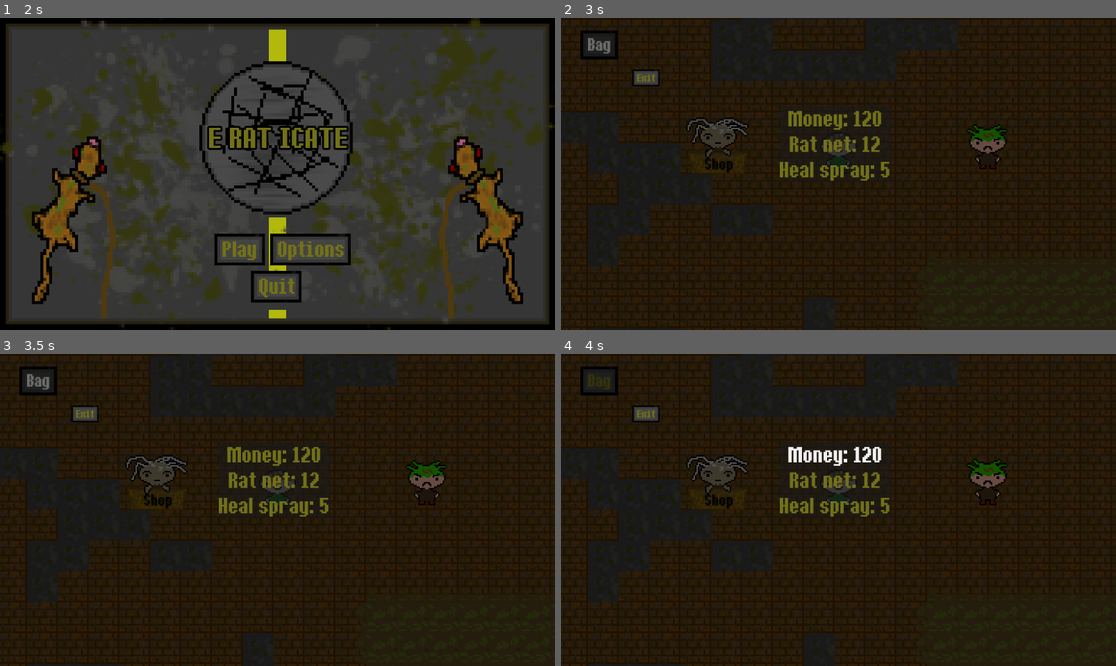
Above: before the commit, frames 1-4 (two rows, left to right).
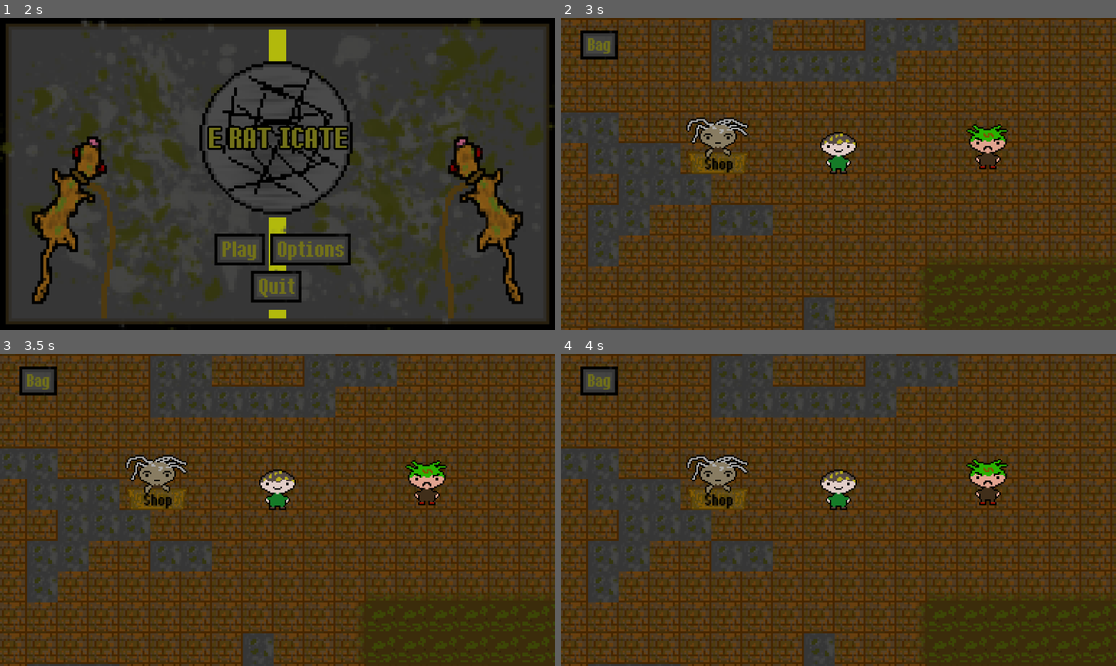
Above: after the commit, the same moments.

Repository: jjoseph-3/digi-game
Game: Godot game, scene res://Scenes/Title.tscn
Same seed, same stepped clock (60 frames per second), same inputs: the game is played once before the commit and once after it. The engine's default icon, where the game draws it, is replaced by a stand-in: a white triangle on a blue panel in a dark square.
Inputs:
- Up to frame 1 (2 s): click "Options" at 0.5 s; click "Leave" at 1.25 s
- Up to frame 2 (3 s): click "Play" at 2 s; click "Bag" at 2.75 s
- Up to frame 3 (3.5 s): no input
- Up to frame 4 (4 s): click "Money: 120" (after the commit: "Bag") at 3.5 s

Frame 1 is identical in both runs. In frame 2, 94% of the frame differs, in the area x 0-100%, y 0-100%; in frame 3, 94%; in frame 4, 94%.

Commit message:
visuals updated

Diff:
--- a/main-game/Scenes/Level.tscn
+++ b/main-game/Scenes/Level.tscn
@@ -225,6 +225,14 @@
 wild_rat_scene = ExtResource("2_8rbpu")
 relative_positon = NodePath("Node2D")
 
+[node name="ColorRect" type="ColorRect" parent="." unique_id=1517117486]
+z_index = -10
+offset_left = -5293.0
+offset_top = -2904.0
+offset_right = 4437.0
+offset_bottom = 3223.0
+color = Color(0, 0, 0, 1)
+
 [node name="TileMapLayer" type="TileMapLayer" parent="." unique_id=241281228]
 y_sort_enabled = true
 scale = Vector2(2, 2)
--- a/main-game/Scenes/combat_ui.tscn
+++ b/main-game/Scenes/combat_ui.tscn
@@ -8,7 +8,8 @@
 [ext_resource type="FontFile" uid="uid://dibyr15oxrosn" path="res://ithaca-font/Ithaca-LVB75.ttf" id="5_oemdt"]
 [ext_resource type="Texture2D" uid="uid://ba5pnrhp35ilw" path="res://game_background.png" id="6_8xikn"]
 [ext_resource type="Texture2D" uid="uid://ckil7mi13t0rl" path="res://box.png" id="6_d65p1"]
-[ext_resource type="Texture2D" uid="uid://c81g657t7k1wk" path="res://icon.svg" id="7_bcns5"]
+[ext_resource type="Texture2D" uid="uid://b4cl1spgic7nj" path="res://pause icon 2.png" id="9_2ij20"]
+[ext_resource type="Texture2D" uid="uid://12iptnn6n06e" path="res://pause icon.png" id="10_84nwx"]
 
 [sub_resource type="LabelSettings" id="LabelSettings_bcns5"]
 font = ExtResource("5_oemdt")
@@ -77,6 +78,8 @@
 [sub_resource type="StyleBoxEmpty" id="StyleBoxEmpty_nber6"]
 
 [sub_resource type="StyleBoxEmpty" id="StyleBoxEmpty_hlxbc"]
+
+[sub_resource type="Theme" id="Theme_3ldhc"]
 
 [node name="Combat" type="Control" unique_id=1663985225 node_paths=PackedStringArray("current_rat_hp", "enemy_rat_hp", "player_spawn", "enemy_spawn", "current_rat_level", "enemy_rat_level") groups=["combat_ui"]]
 layout_mode = 3
@@ -342,18 +345,19 @@
 theme_override_styles/focus = SubResource("StyleBoxEmpty_hlxbc")
 text = "Bag"
 
-[node name="Button2" type="Button" parent="." unique_id=812599717]
-layout_mode = 0
-offset_left = 42.0
-offset_top = 38.0
-offset_right = 112.0
-offset_bottom = 74.0
-icon = ExtResource("7_bcns5")
-expand_icon = true
+[node name="TextureButton" type="TextureButton" parent="." unique_id=326943739]
+layout_mode = 0
+offset_left = 55.0
+offset_top = 34.0
+offset_right = 103.0
+offset_bottom = 82.0
+theme = SubResource("Theme_3ldhc")
+texture_normal = ExtResource("9_2ij20")
+texture_hover = ExtResource("10_84nwx")
 
 [connection signal="pressed" from="PanelContainer/HBoxContainer/VBoxContainer/Button" to="." method="basic_attack"]
 [connection signal="pressed" from="PanelContainer/HBoxContainer/VBoxContainer/Button2" to="." method="block"]
 [connection signal="pressed" from="PanelContainer/HBoxContainer/VBoxContainer2/Button" to="." method="power_attack"]
 [connection signal="pressed" from="PanelContainer/HBoxContainer/VBoxContainer2/Button2" to="." method="quick_attack"]
 [connection signal="pressed" from="Button" to="." method="bag_opened"]
-[connection signal="pressed" from="Button2" to="." method="pause_menu"]
+[connection signal="pressed" from="TextureButton" to="." method="pause_menu"]
--- a/main-game/Scripts/combat_ui.gd
+++ b/main-game/Scripts/combat_ui.gd
@@ -336,6 +336,7 @@
 func heal_used() -> void:
 	if Global.player_moved == false:
 		current_rat_hp.value = Global.rat_max_hp
+		Global.rat_hp = current_rat_hp.value
 		Global.player_moved = true
 		await get_tree().create_timer(TURN_DELAY).timeout
 		enemy_turn()
--- a/main-game/Scripts/player.gd
+++ b/main-game/Scripts/player.gd
@@ -84,14 +84,14 @@
 	* party[lead_rat][PARTY_LEVEL]) + party[lead_rat][PARTY_LEVEL] + BASE_HP
 	Global.rat_hp = Global.rat_max_hp
 
-	Global.rat_attack = float(floor(LEVEL_SCALING * Global.RAT_STATS[lead_rat][STATS_BASE_ATTACK])
-	* party[lead_rat][PARTY_LEVEL]) + BASE_STAT
+	Global.rat_attack = float(floor(LEVEL_SCALING * Global.RAT_STATS[lead_rat][STATS_BASE_ATTACK]
+	* party[lead_rat][PARTY_LEVEL])) + BASE_STAT
 
 	Global.rat_defence = float(floor(LEVEL_SCALING
-	* Global.RAT_STATS[lead_rat][STATS_BASE_DEFENCE]) * party[lead_rat][PARTY_LEVEL]) + BASE_STAT
-
-	Global.rat_speed = float(floor(LEVEL_SCALING * Global.RAT_STATS[lead_rat][STATS_BASE_SPEED])
-	* party[lead_rat][PARTY_LEVEL]) + BASE_STAT
+	* Global.RAT_STATS[lead_rat][STATS_BASE_DEFENCE] * party[lead_rat][PARTY_LEVEL])) + BASE_STAT
+
+	Global.rat_speed = float(floor(LEVEL_SCALING * Global.RAT_STATS[lead_rat][STATS_BASE_SPEED]
+	* party[lead_rat][PARTY_LEVEL])) + BASE_STAT
 
 	Global.rat_level = party[lead_rat][PARTY_LEVEL]
 
@@ -151,14 +151,14 @@
 
 		Global.rat_hp = party[lead_rat][PARTY_CURRENT_HP]
 
-	Global.rat_attack = float(floor(LEVEL_SCALING * Global.RAT_STATS[lead_rat][STATS_BASE_ATTACK])
-	* party[lead_rat][PARTY_LEVEL]) + BASE_STAT
+	Global.rat_attack = float(floor(LEVEL_SCALING * Global.RAT_STATS[lead_rat][STATS_BASE_ATTACK]
+	* party[lead_rat][PARTY_LEVEL])) + BASE_STAT
 
 	Global.rat_defence = float(floor(LEVEL_SCALING
-	* Global.RAT_STATS[lead_rat][STATS_BASE_DEFENCE]) * party[lead_rat][PARTY_LEVEL]) + BASE_STAT
-
-	Global.rat_speed = float(floor(LEVEL_SCALING * Global.RAT_STATS[lead_rat][STATS_BASE_SPEED])
-	* party[lead_rat][PARTY_LEVEL]) + BASE_STAT
+	* Global.RAT_STATS[lead_rat][STATS_BASE_DEFENCE] * party[lead_rat][PARTY_LEVEL])) + BASE_STAT
+
+	Global.rat_speed = float(floor(LEVEL_SCALING * Global.RAT_STATS[lead_rat][STATS_BASE_SPEED]
+	* party[lead_rat][PARTY_LEVEL])) + BASE_STAT
 
 	Global.rat_level = party[lead_rat][PARTY_LEVEL]
 
Binary file added: main-game/pause icon 2.png
Not shown, added: main-game/pause icon 2.png.import
Binary file added: main-game/pause icon.png
Not shown, added: main-game/pause icon.png.import
